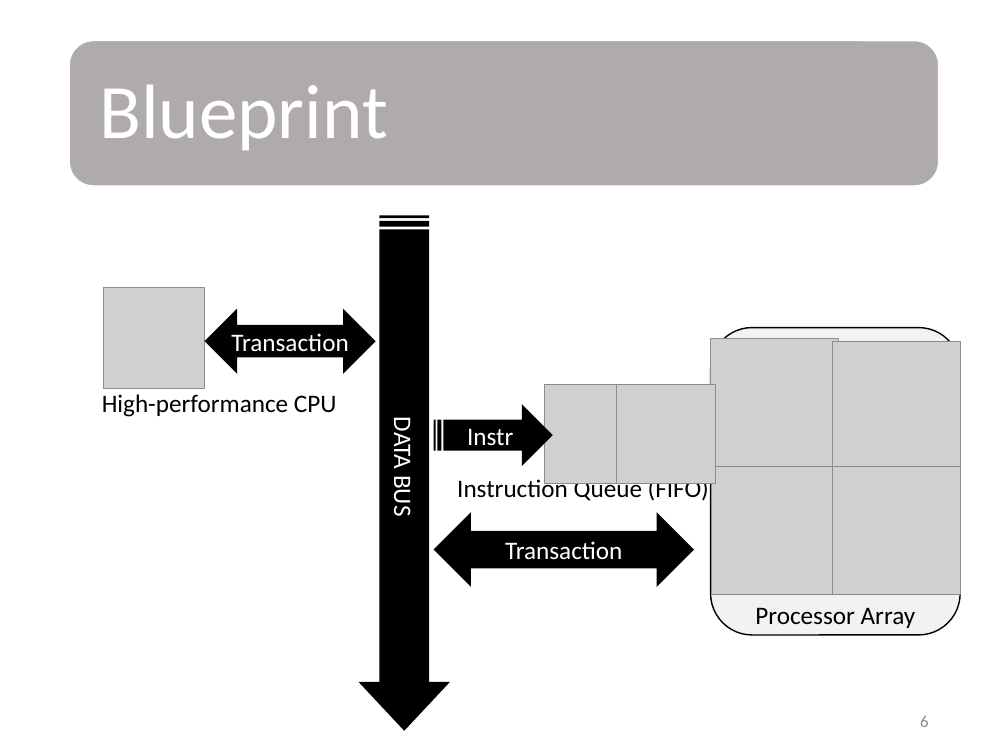
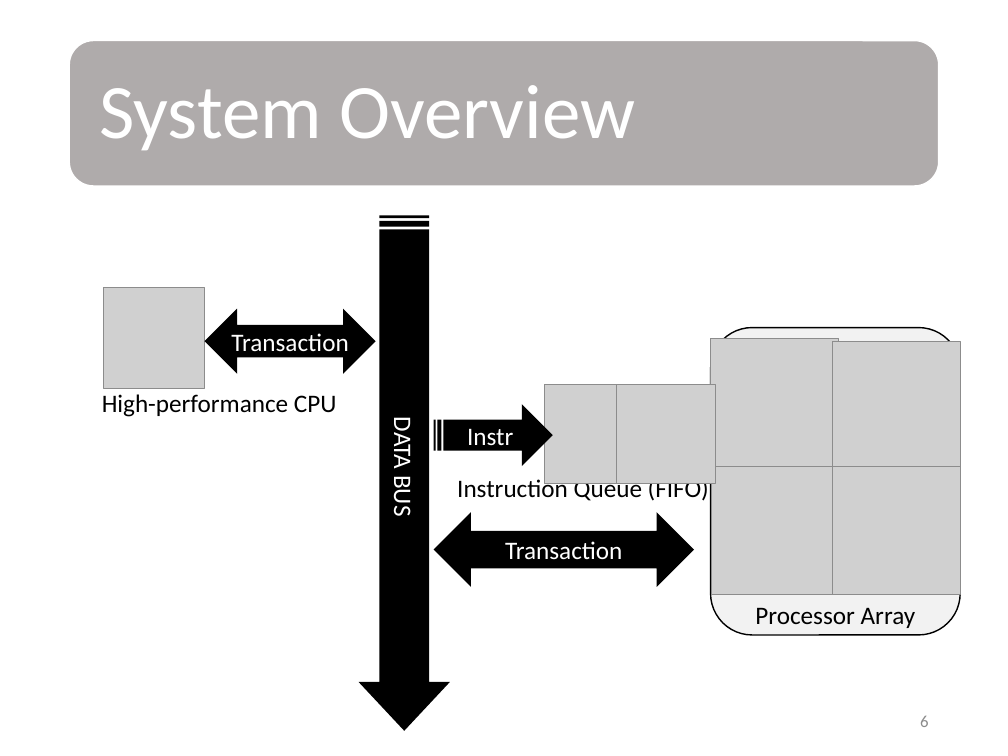
Before and after one commit to HappyNY/y3s1_socterm, a slide deck: slide 6 of docs/term_mid_우주선.pptx. Drawn at 1008x756 pixels with LibreOffice and Linux fonts; fonts in the diff are those of the drawing; grey boxes stand for pictures. Boxes give left, top, right and bottom in pixels: in the first picture for what was removed or moved away, otherwise in the second. Text is boxed around its words. In the diff, an @@ line names an element or a change of style, - is before the commit and + after.

```diff
--- a/docs/term_mid_우주선.pptx
+++ b/docs/term_mid_우주선.pptx
@@ text at box(99, 85, 635, 150): text changed @@
-Blueprint
+System Overview
```
Also in this commit, not shown: 5 other slides changed, 7 slides added, 3 other files.
